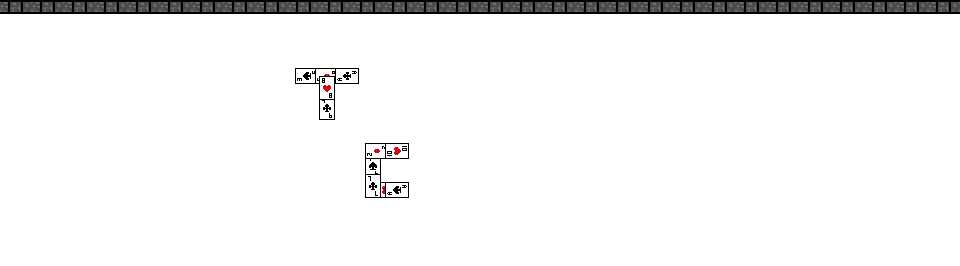
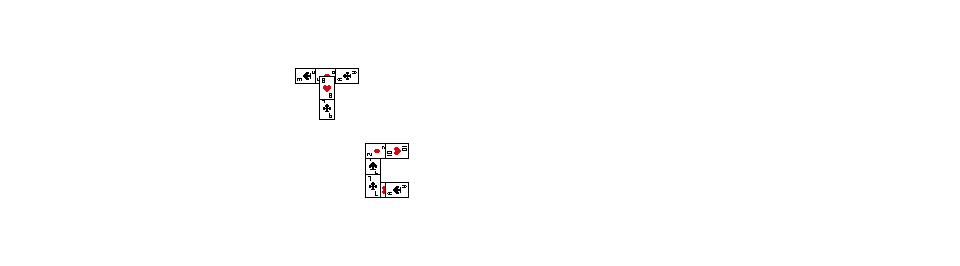
The second w=960, h=266 image is a revision of the first. Changes to its layers:
hid "Long Wall" over [0, 0, 960, 14]
